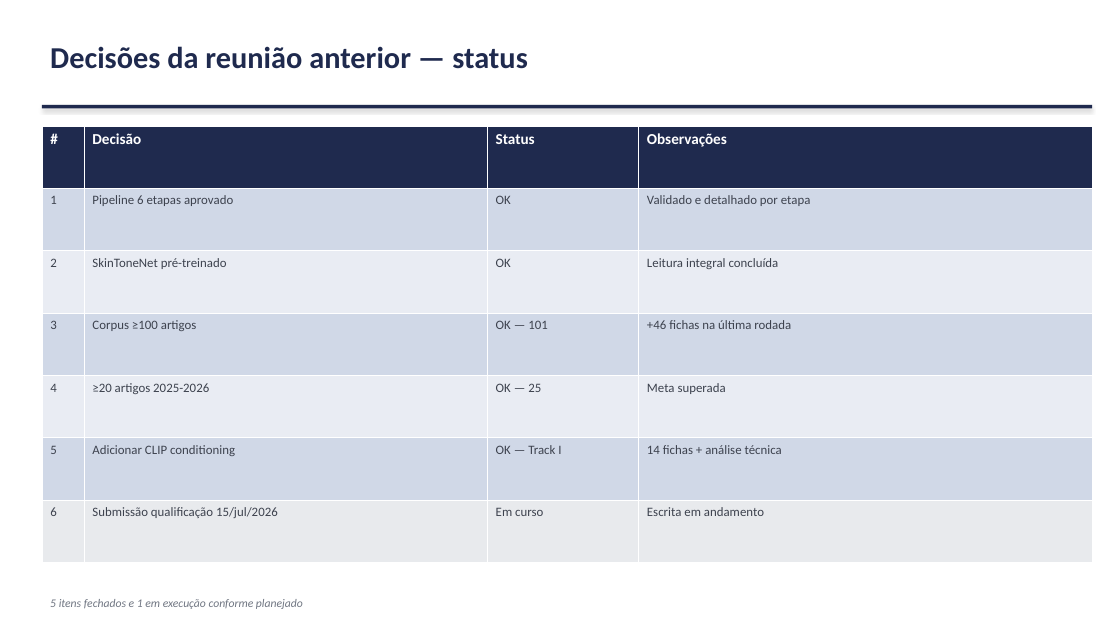
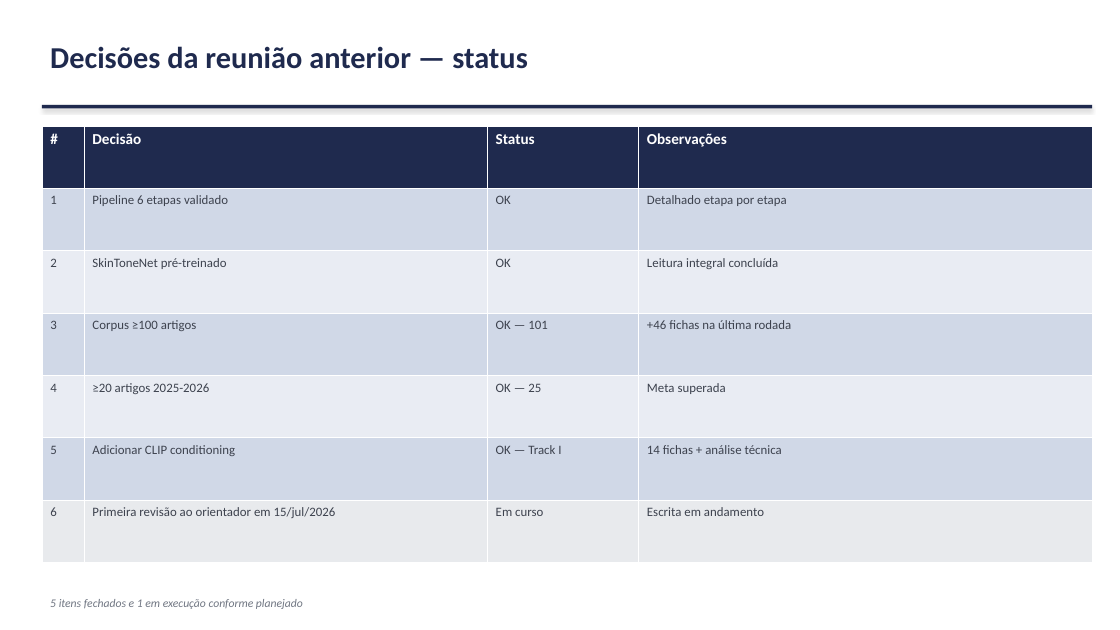
Before and after one commit to marcellozzetti/Facial-Recognition-Models-Mitigating-Bias, a slide deck: slide 4 of docs/ativo/material_reuniao_orientador_2026-06-15.pptx. Drawn at 1120x630 pixels with LibreOffice and Linux fonts; fonts in the diff are those of the drawing. Boxes give left, top, right and bottom in pixels: in the first picture for what was removed or moved away, otherwise in the second. Text is boxed around its words. In the diff, an @@ line names an element or a change of style, - is before the commit and + after.

```diff
--- a/docs/ativo/material_reuniao_orientador_2026-06-15.pptx
+++ b/docs/ativo/material_reuniao_orientador_2026-06-15.pptx
@@ table at box(42, 126, 1092, 563) @@
-row 2, column 2: Pipeline 6 etapas aprovado
+row 2, column 2: Pipeline 6 etapas validado
-row 2, column 4: Validado e detalhado por etapa
+row 2, column 4: Detalhado etapa por etapa
-row 7, column 2: Submissão qualificação 15/jul/2026
+row 7, column 2: Primeira revisão ao orientador em 15/jul/2026
```
Also in this commit, not shown: 3 other slides changed, 1 other file.
